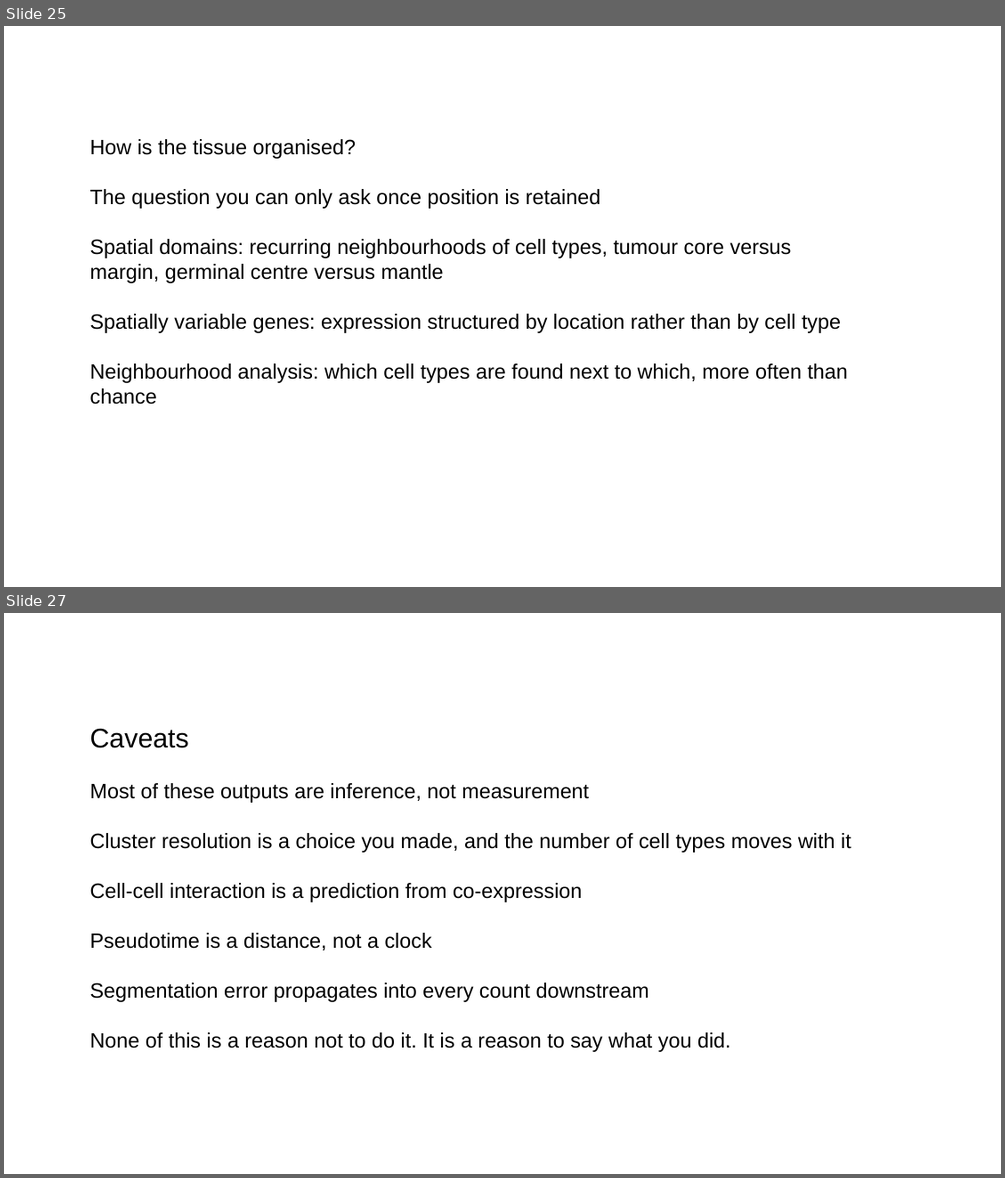
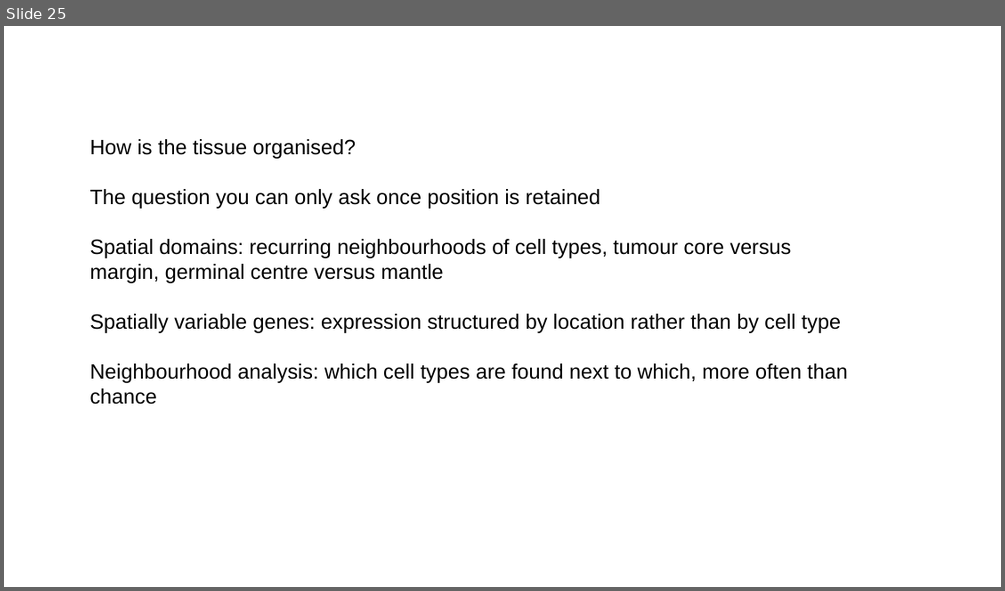
Before and after one commit to steverozen/handouts2026, a slide deck: friday_aug_6/single-cell-bioinformatics-overview.pptx. Shown one above the other, each under a label of ours: slides 25 and 27 before the commit, slide 25 after it; the slides between them are not shown. The pictures are 1005x1178 and 1005x591 pixels, drawn with LibreOffice and Linux fonts; fonts in the diff are those of the drawing. Boxes give left, top, right and bottom in pixels: in the first picture for what was removed or moved away, otherwise in the second. Text is boxed around its words. In the diff, an @@ line names an element or a change of style, - is before the commit and + after.

```diff
--- a/friday_aug_6/single-cell-bioinformatics-overview.pptx
+++ b/friday_aug_6/single-cell-bioinformatics-overview.pptx
@@ slide 27 removed at [4, 613, 1001, 1174], background #FFFFFF @@
@@ text removed at [90, 728, 851, 1052] @@
-Caveats
-Most of these outputs are inference, not measurement
-Cluster resolution is a choice you made, and the number of cell types moves with it
-Cell-cell interaction is a prediction from co-expression
-Pseudotime is a distance, not a clock
-Segmentation error propagates into every count downstream
-None of this is a reason not to do it. It is a reason to say what you did.
```
Also in this commit, not shown: 2 slides changed, 2 slides added, 1 other file.
